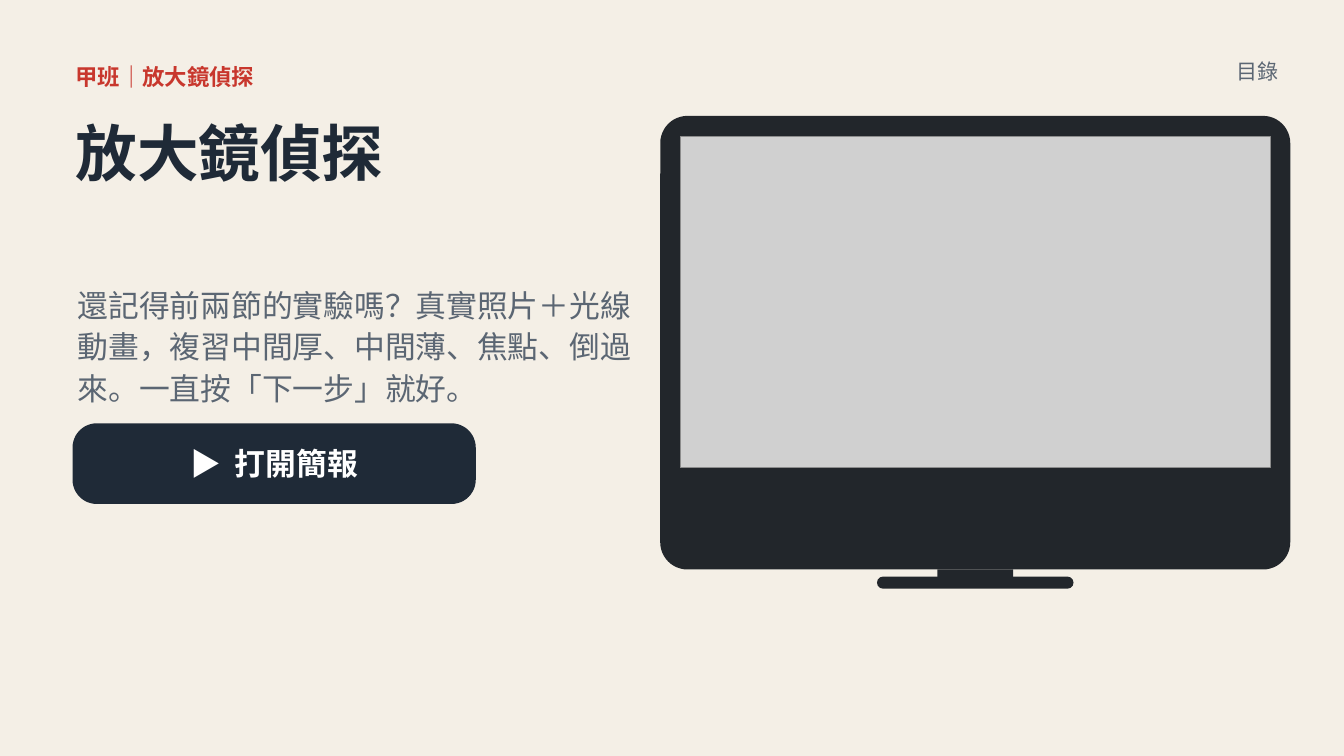
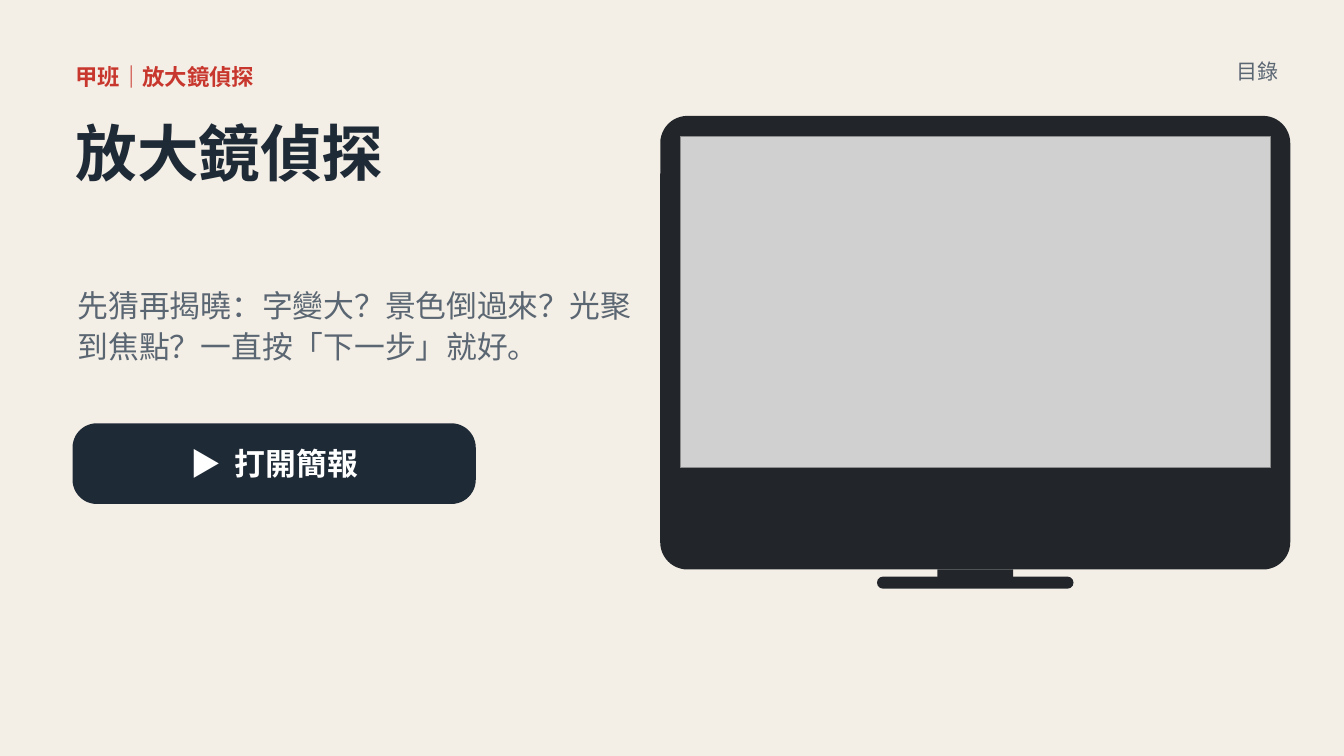
Before and after one commit to classtools1020/classtools1020.github.io, a slide deck: slide 5 of light-refract/1016/slides.pptx. Drawn at 1344x756 pixels with LibreOffice and Linux fonts; fonts in the diff are those of the drawing; grey boxes stand for pictures. Boxes give left, top, right and bottom in pixels: in the first picture for what was removed or moved away, otherwise in the second. Text is boxed around its words. In the diff, an @@ line names an element or a change of style, - is before the commit and + after.

```diff
--- a/light-refract/1016/slides.pptx
+++ b/light-refract/1016/slides.pptx
@@ text at bbox=[78, 291, 631, 361]: text changed @@
-還記得前兩節的實驗嗎？真實照片＋光線動畫，複習中間厚、中間薄、焦點、倒過來。一直按「下一步」就好。
+先猜再揭曉：字變大？景色倒過來？光聚到焦點？一直按「下一步」就好。
```
Also in this commit, not shown: 3 other slides changed, 17 slides removed, 8 other files.
